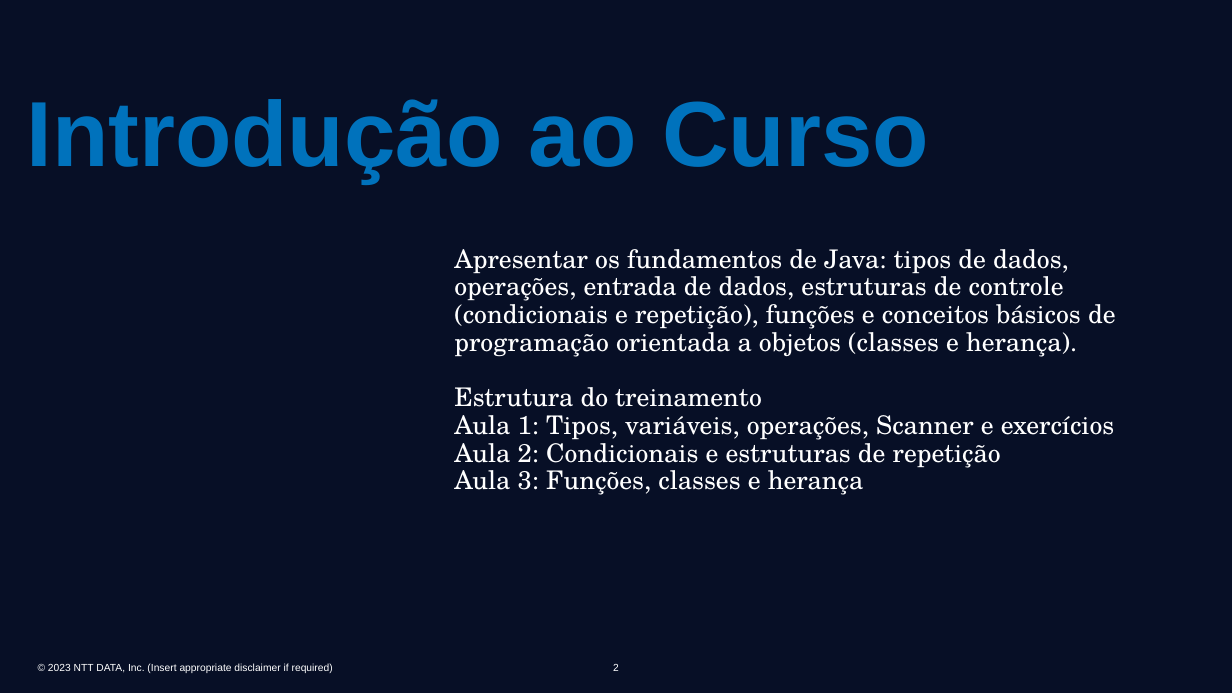
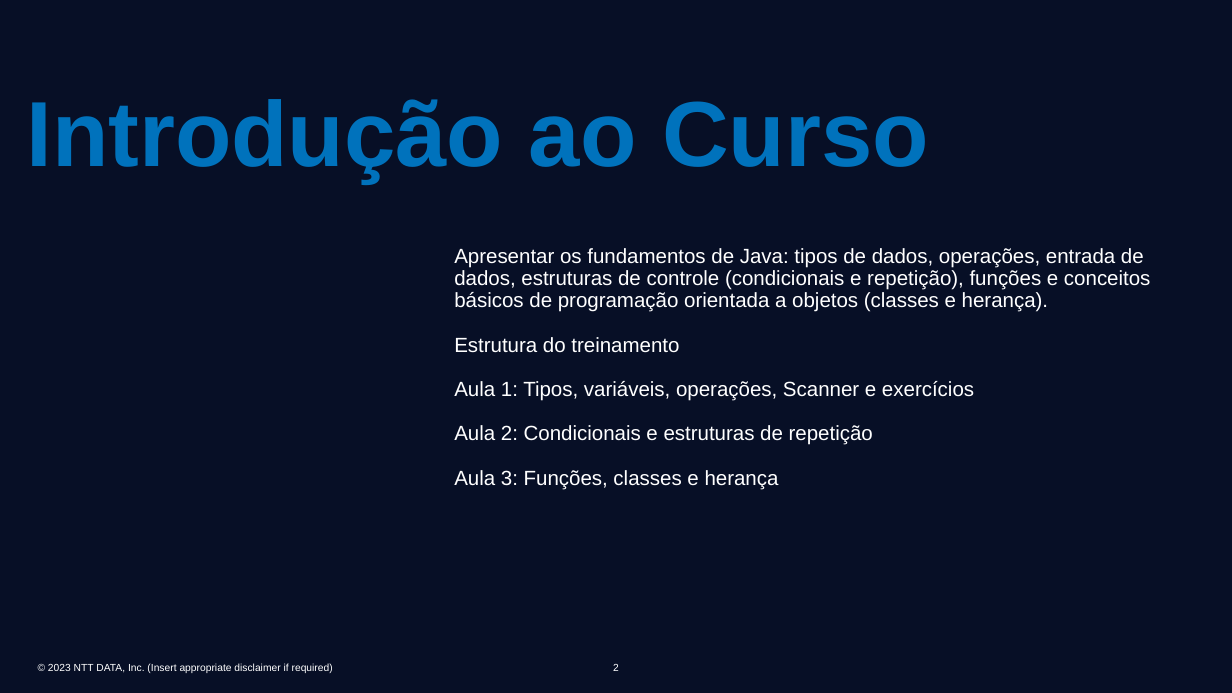
Before and after one commit to olesiogn/BasicJava, a slide deck: slide 2 of src/Treinamento basico em java.pptx. Drawn at 1232x693 pixels with LibreOffice and Linux fonts; fonts in the diff are those of the drawing; background and template pictures are left out. Boxes give left, top, right and bottom in pixels: in the first picture for what was removed or moved away, otherwise in the second. Text is boxed around its words. In the diff, an @@ line names an element or a change of style, - is before the commit and + after.

```diff
--- a/src/Treinamento basico em java.pptx
+++ b/src/Treinamento basico em java.pptx
@@ title "Apresentar os fundamentos de Java: ..." at (454,248,1150,490): size 20 to 16 pt, font TeX Gyre Schola to Arial @@
```
Also in this commit, not shown: 12 other slides changed.
